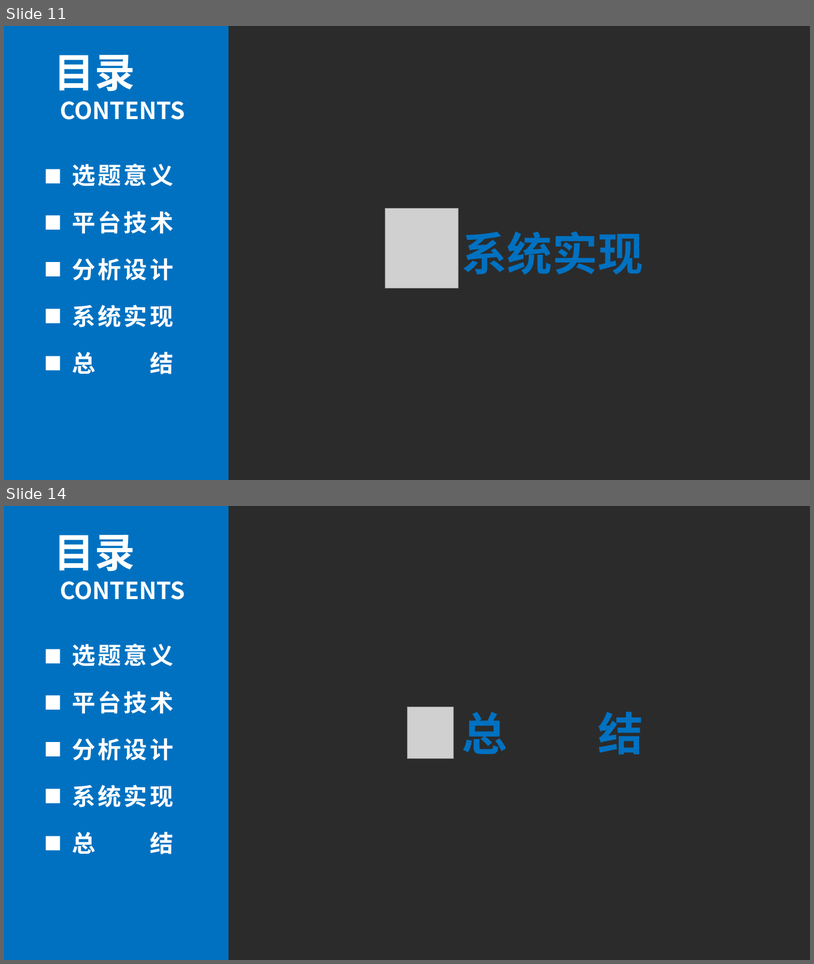
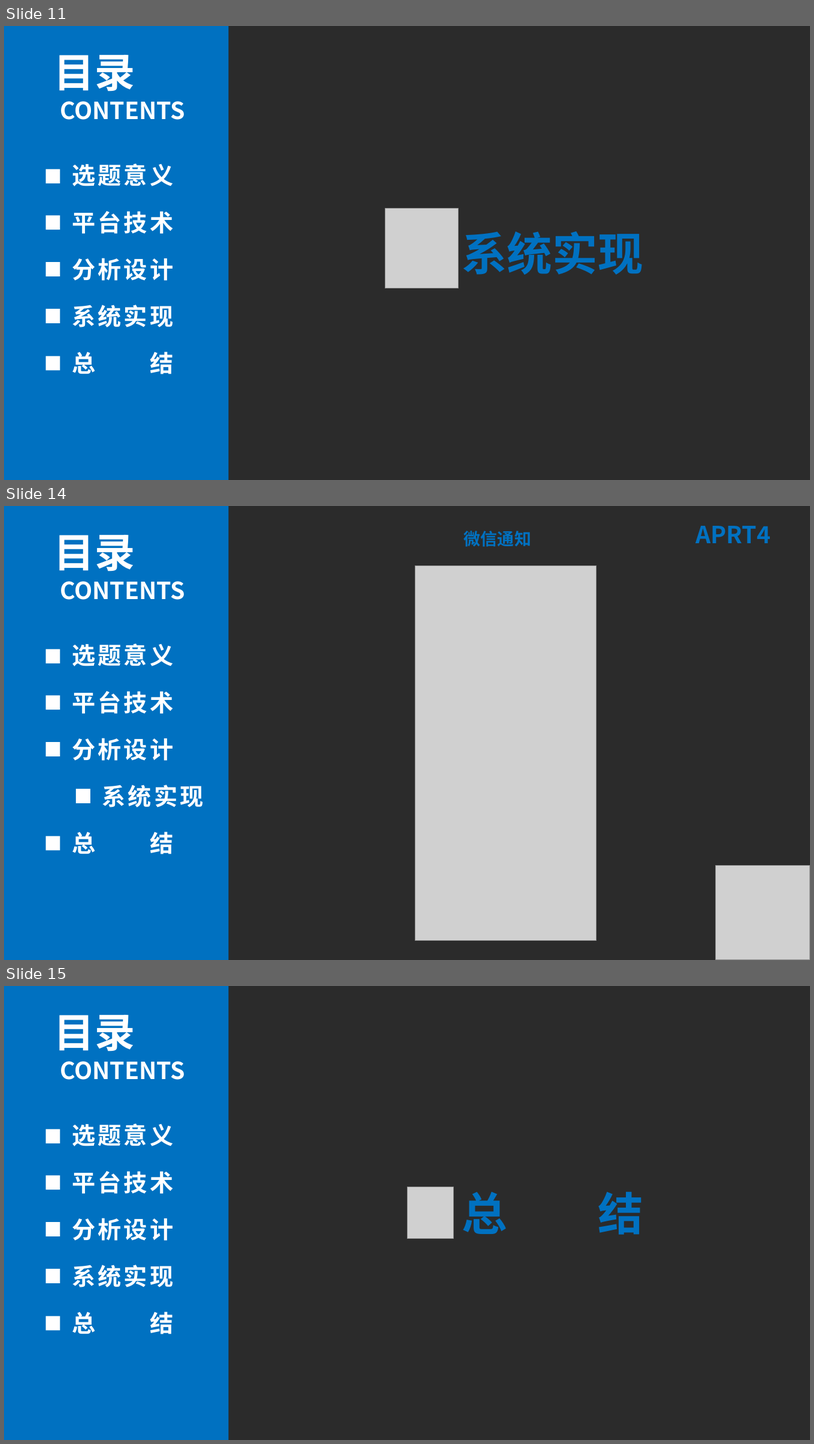
Before and after one commit to jeff-wangzhen/queue-progress, a slide deck: 毕业答辩.pptx. Shown one above the other, each under a label of ours: slides 11 and 14 before the commit, slides 11, 14 and 15 after it; the slides between them are not shown. The pictures are 814x964 and 814x1444 pixels, drawn with LibreOffice and Linux fonts; fonts in the diff are those of the drawing; grey boxes stand for pictures; background and template pictures are left out; a plain dark background stands for a picture behind light text. Boxes give left, top, right and bottom in pixels: in the first picture for what was removed or moved away, otherwise in the second. Text is boxed around its words. In the diff, an @@ line names an element or a change of style, - is before the commit and + after.

```diff
--- a/毕业答辩.pptx
+++ b/毕业答辩.pptx
@@ slide 14 added at [4, 506, 810, 960], background picture (left out) @@
@@ rectangle added at [4, 506, 228, 960], fill #0071C1 @@
@@ text added at [54, 535, 135, 571], 48 pt, text #FFFFFF, bold @@
+目录
@@ text added at [464, 531, 531, 547], 20 pt, text #0071C1, bold @@
+微信通知
@@ text added at [696, 526, 771, 543], 28 pt, text #0071C1, bold @@
+APRT4
@@ picture added at [416, 566, 597, 940] @@
@@ text added at [60, 581, 185, 600], 28 pt, text #FFFFFF, bold @@
+CONTENTS
@@ rectangle added at [46, 649, 60, 664], fill #FFFFFF @@
@@ text added at [72, 643, 173, 666], 28 pt, text #FFFFFF, bold @@
+选题意义
@@ rectangle added at [46, 696, 60, 710], fill #FFFFFF @@
@@ text added at [72, 691, 173, 714], 28 pt, text #FFFFFF, bold @@
+平台技术
@@ text added at [72, 738, 173, 760], 28 pt, text #FFFFFF, bold @@
+分析设计
@@ rectangle added at [46, 742, 60, 756], fill #FFFFFF @@
@@ rectangle added at [76, 789, 90, 803], fill #FFFFFF @@
@@ text added at [102, 784, 203, 807], 28 pt, text #FFFFFF, bold @@
+系统实现
@@ rectangle added at [46, 835, 60, 850], fill #FFFFFF @@
@@ text added at [72, 831, 173, 854], 28 pt, text #FFFFFF, bold @@
+总 结
@@ picture added at [716, 865, 810, 960] @@
@@ what was slide 14 is now slide 15 @@
```
Also in this commit, not shown: 4 slides changed, 1 other file.
